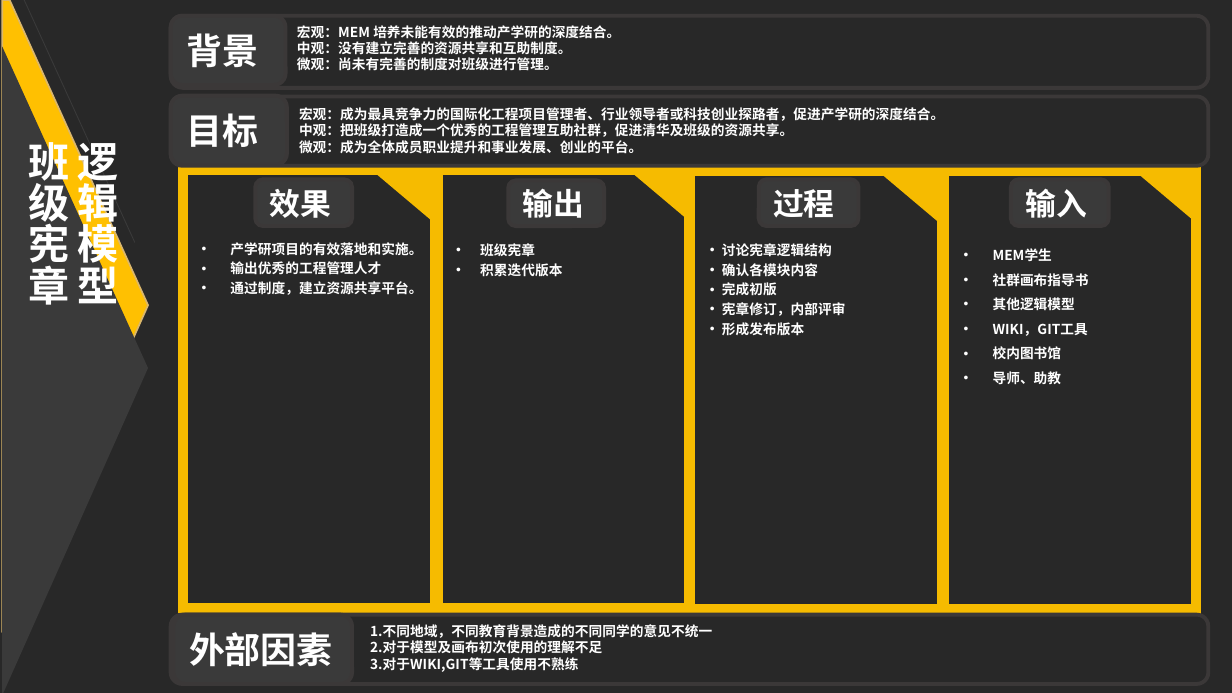
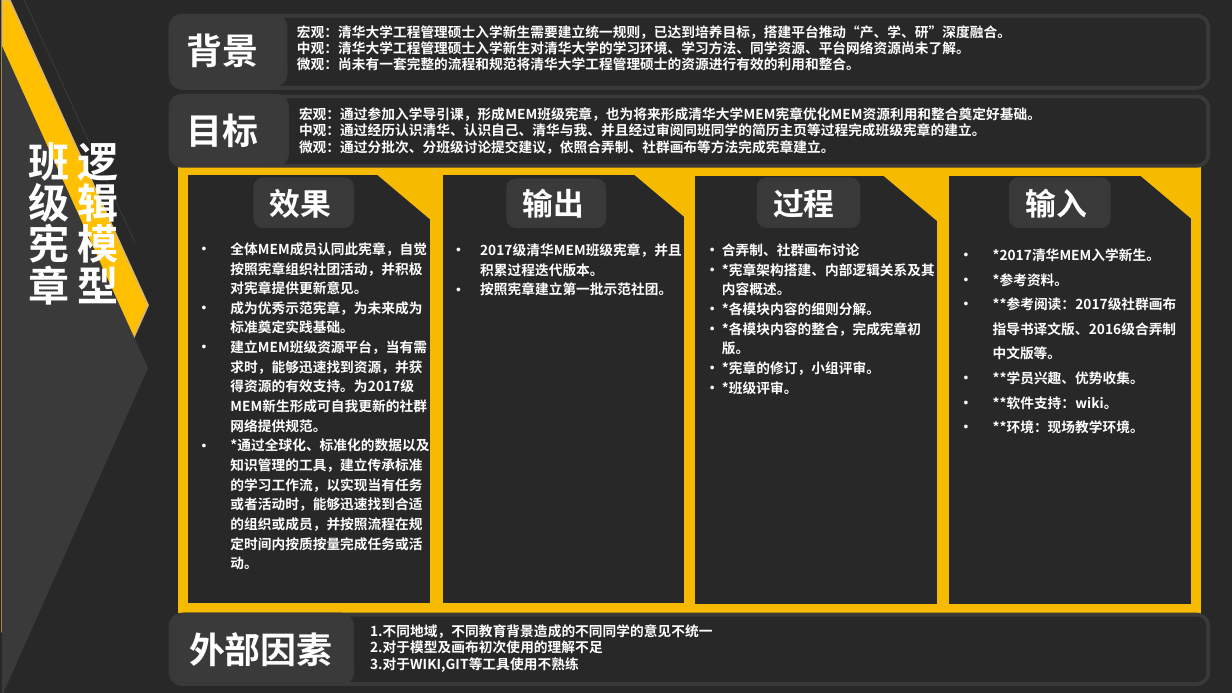
Before and after one commit to Tisingdeng/2017-TSINGHUA-MEM-Group2, a slide deck: slide 1 of 第二组逻辑模型20170914第一版.pptx. Drawn at 1232x693 pixels with LibreOffice and Linux fonts; fonts in the diff are those of the drawing. Boxes give left, top, right and bottom in pixels: in the first picture for what was removed or moved away, otherwise in the second. Text is boxed around its words. In the diff, an @@ line names an element or a change of style, - is before the commit and + after.

Commit message:
第一版第二次修改
谢逸钦第二次修改

```diff
--- a/第二组逻辑模型20170914第一版.pptx
+++ b/第二组逻辑模型20170914第一版.pptx
@@ text at [297, 25, 1011, 71]: text changed @@
-宏观：MEM 培养未能有效的推动产学研的深度结合。
-中观：没有建立完善的资源共享和互助制度。
-微观：尚未有完善的制度对班级进行管理。
+宏观：清华大学工程管理硕士入学新生需要建立统一规则，已达到培养目标，搭建平台推动“产、学、研”深度融合。
+中观：清华大学工程管理硕士入学新生对清华大学的学习环境、学习方法、同学资源、平台网络资源尚未了解。
+微观：尚未有一套完整的流程和规范将清华大学工程管理硕士的资源进行有效的利用和整合。
@@ text at [299, 107, 1041, 154]: text changed @@
-宏观：成为最具竞争力的国际化工程项目管理者、行业领导者或科技创业探路者，促进产学研的深度结合。
-中观：把班级打造成一个优秀的工程管理互助社群，促进清华及班级的资源共享。
-微观：成为全体成员职业提升和事业发展、创业的平台。
+宏观：通过参加入学导引课，形成MEM班级宪章，也为将来形成清华大学MEM宪章优化MEM资源利用和整合奠定好基础。
+中观：通过经历认识清华、认识自己、清华与我、并且经过审阅同班同学的简历主页等过程完成班级宪章的建立。
+微观：通过分批次、分班级讨论提交建议，依照合弄制、社群画布等方法完成宪章建立。
@@ text at [230, 242, 429, 569]: text changed @@
-• 产学研项目的有效落地和实施。
-• 输出优秀的工程管理人才
-• 通过制度，建立资源共享平台。
+• 全体MEM成员认同此宪章，自觉按照宪章组织社团活动，并积极对宪章提供更新意见。
+• 成为优秀示范宪章，为未来成为标准奠定实践基础。
+• 建立MEM班级资源平台，当有需求时，能够迅速找到资源，并获得资源的有效支持。为2017级MEM新生形成可自我更新的社群网络提供规范。
+• *通过全球化、标准化的数据以及知识管理的工具，建立传承标准的学习工作流，以实现当有任务或者活动时，能够迅速找到合适的组织或成员，并按照流程在规定时间内按质按量完成任务或活动。
@@ text at [480, 243, 682, 296]: text changed @@
-• 班级宪章
-• 积累迭代版本
+• 2017级清华MEM班级宪章，并且积累过程迭代版本。
+• 按照宪章建立第一批示范社团。
@@ text at [722, 243, 935, 395]: text changed @@
-• 讨论宪章逻辑结构
-• 确认各模块内容
-• 完成初版
-• 宪章修订，内部评审
-• 形成发布版本
+• 合弄制、社群画布讨论
+• *宪章架构搭建、内部逻辑关系及其内容概述。
+• *各模块内容的细则分解。
+• *各模块内容的整合，完成宪章初版。
+• *宪章的修订，小组评审。
+• *班级评审。
@@ text at [993, 248, 1177, 434]: text changed @@
-  • MEM学生
-  • 社群画布指导书
-  • 其他逻辑模型
-  • WIKI，GIT工具
-  • 校内图书馆
-  • 导师、助教
+  • *2017清华MEM入学新生。
+  • *参考资料。
+  • **参考阅读：2017级社群画布指导书译文版、2016级合弄制中文版等。
+  • **学员兴趣、优势收集。
+  • **软件支持：wiki。
+  • **环境：现场教学环境。
```
